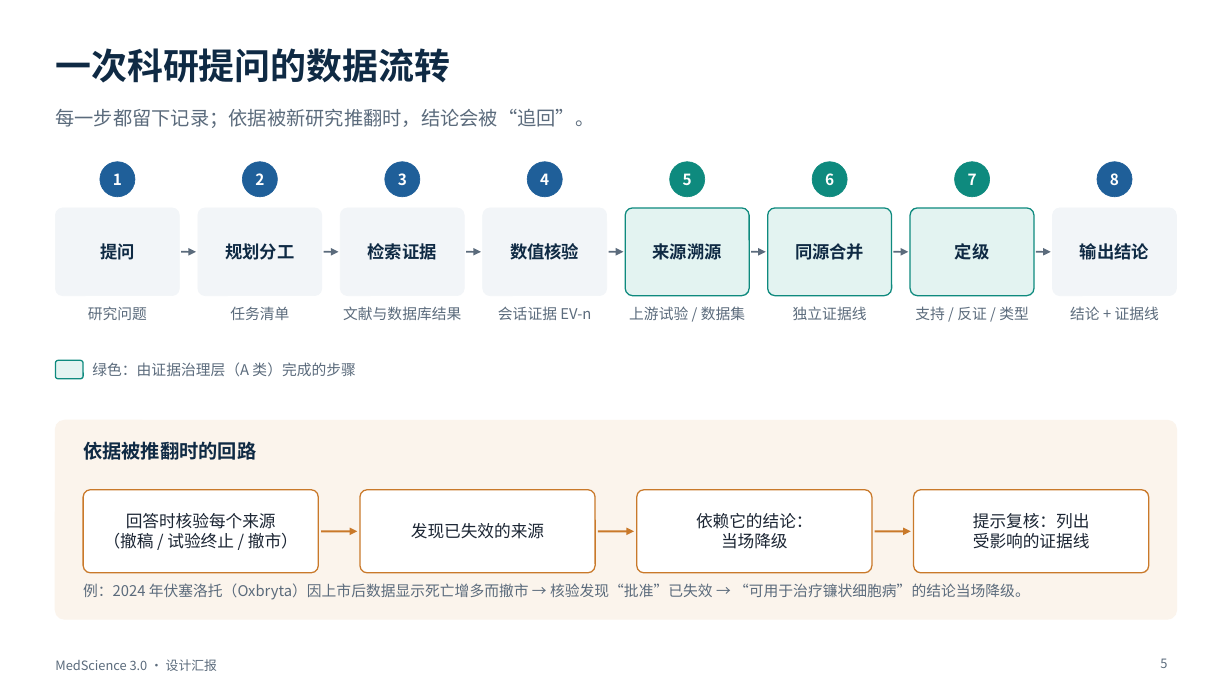
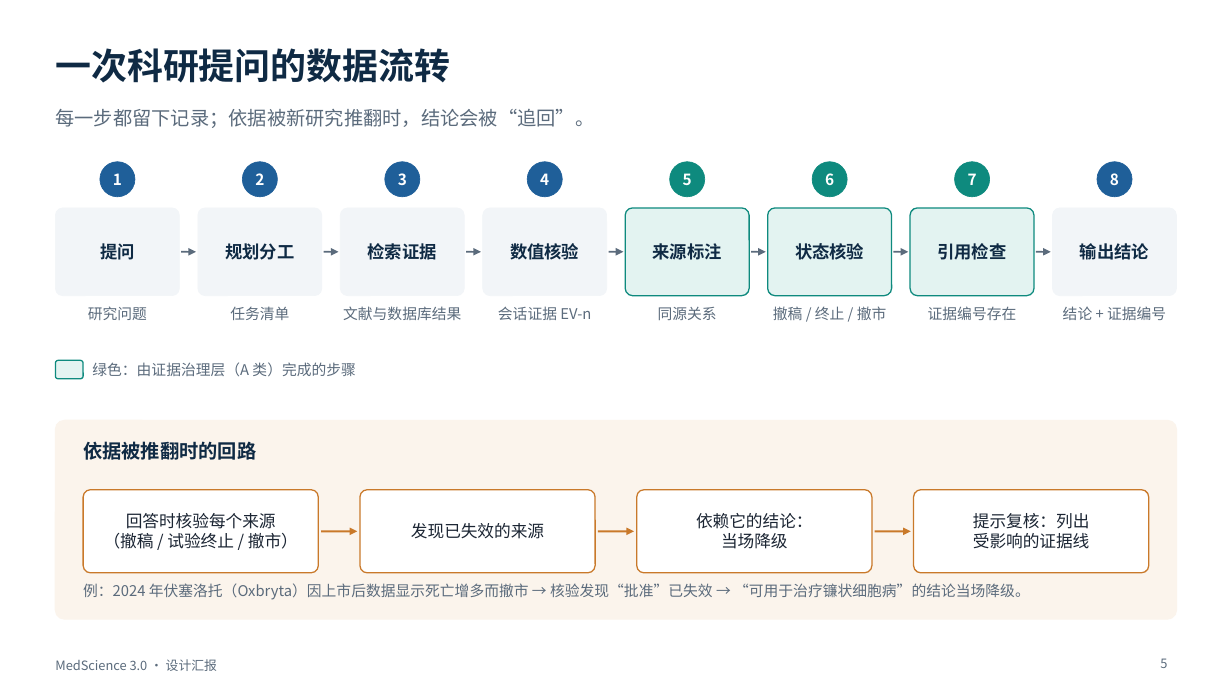
Before and after one commit to BenjaminDuo/MedScience, a slide deck: slide 5 of docs/presentation/MedScience-3.0-设计汇报.pptx. Drawn at 1232x693 pixels with LibreOffice and Linux fonts; fonts in the diff are those of the drawing. Boxes give left, top, right and bottom in pixels: in the first picture for what was removed or moved away, otherwise in the second. Text is boxed around its words. In the diff, an @@ line names an element or a change of style, - is before the commit and + after.

```diff
--- a/docs/presentation/MedScience-3.0-设计汇报.pptx
+++ b/docs/presentation/MedScience-3.0-设计汇报.pptx
@@ text in rounded rectangle at (653,243,722,260): text changed @@
-来源溯源
+来源标注
@@ text in rounded rectangle at (795,243,864,260): text changed @@
-同源合并
+状态核验
@@ text in rounded rectangle at (938,243,1007,260): text changed @@
-定级
+引用检查
@@ text at (658,307,717,320): text changed @@
-上游试验 / 数据集
+同源关系
@@ text at (773,306,887,320): text changed @@
-独立证据线
+撤稿 / 终止 / 撤市
@@ text at (928,306,1017,320): text changed @@
-支持 / 反证 / 类型
+证据编号存在
@@ text at (1063,306,1166,320): text changed @@
-结论 + 证据线
+结论 + 证据编号
```
Also in this commit, not shown: 7 other slides changed, 7 other files.
